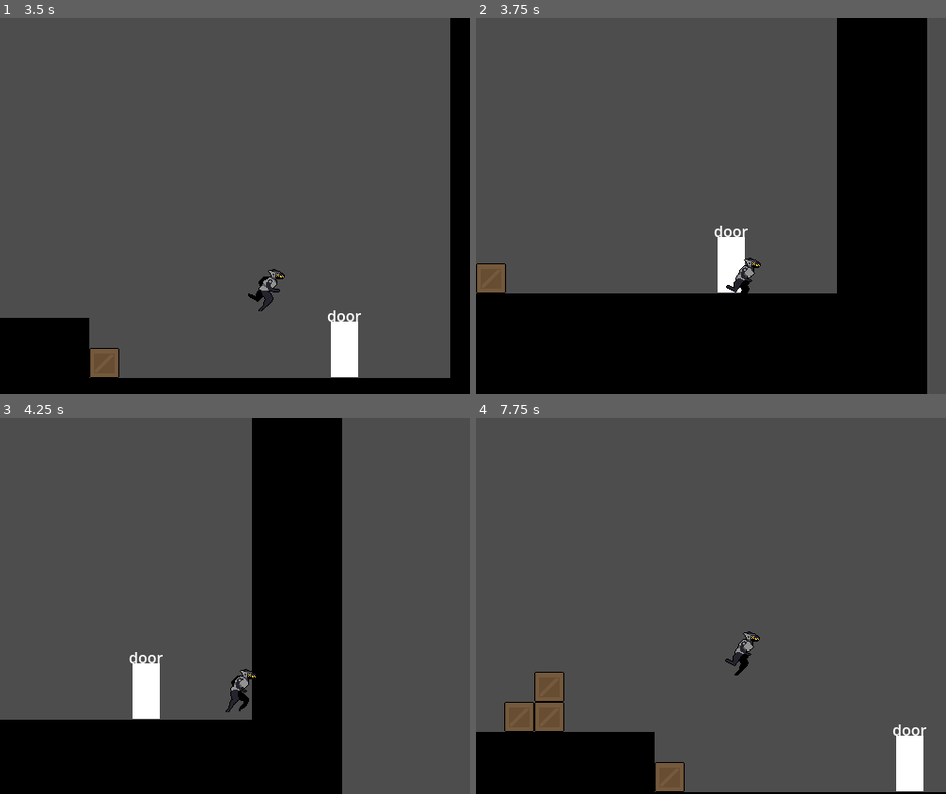
Above: before the commit, frames 1-4 (two rows, left to right).
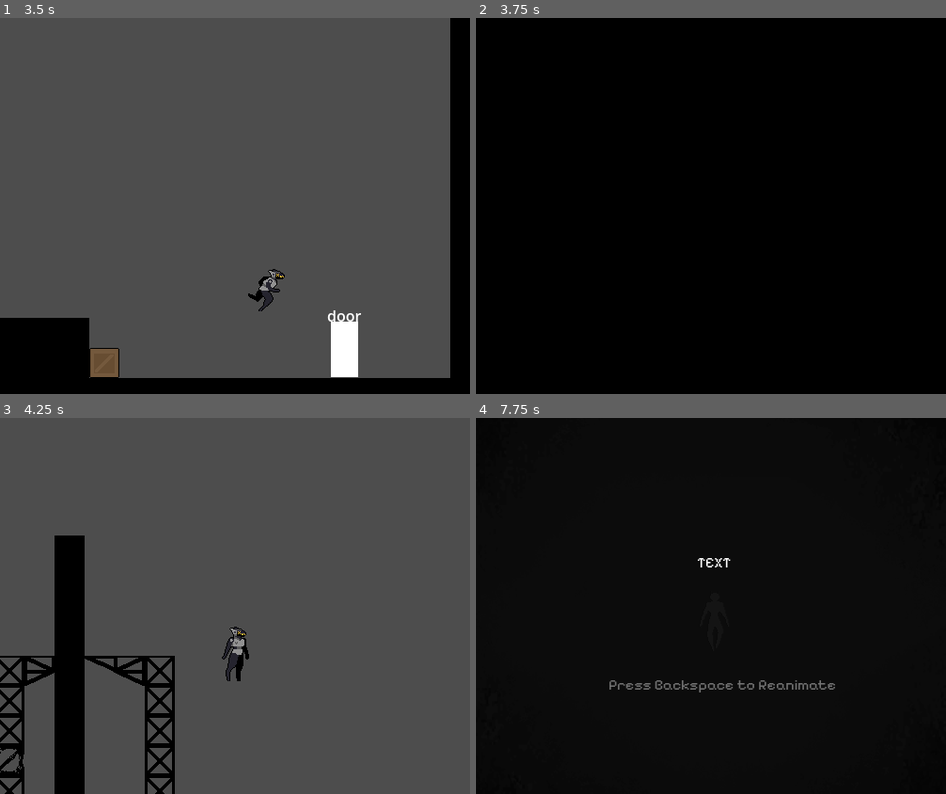
Above: after the commit, the same moments.

Repository: flrping/two-body-problem
Game: Godot game, scene res://scenes/levels/l1_p1.tscn
Same seed, same stepped clock (60 frames per second), same inputs: the game is played once before the commit and once after it.
Inputs:
- Up to frame 1 (3.5 s): tap Enter (ui_accept) at 0.5, 0.77, 1.52, 3.02 s; hold Right (ui_right) 0.53-2.03 s; hold Left (ui_left) 2.03-2.78 s; hold Right (ui_right) from 2.78 s (still down)
- Up to frame 2 (3.75 s): keep holding Right (ui_right)
- Up to frame 3 (4.25 s): keep holding Right (ui_right); tap Enter (ui_accept) at 3.77 s
- Up to frame 4 (7.75 s): release Right (ui_right) at 4.28 s; hold Left (ui_left) 4.28-5.03 s; tap Enter (ui_accept) at 4.52, 6.02, 6.77, 7.52 s; hold Right (ui_right) 5.03-5.78 s; hold Left (ui_left) 5.78-7.28 s; hold Right (ui_right) from 7.28 s (still down)

Frame 1 is identical in both runs. In frame 2, 60% of the frame differs, in the area x 0-100%, y 0-100%; in frame 3, 33%; in frame 4, 93%.

Commit message:
cutscenes now work

Diff:
--- /dev/null
+++ b/src/scenes/cutscene.tscn
@@ -0,0 +1,14 @@
+[gd_scene load_steps=2 format=3 uid="uid://bxi1veotlmv27"]
+
+[ext_resource type="Script" uid="uid://bk0i1tkoxof78" path="res://scripts/cutscene.gd" id="1_edmg7"]
+
+[node name="Cutscene" type="VideoStreamPlayer"]
+anchors_preset = 15
+anchor_right = 1.0
+anchor_bottom = 1.0
+grow_horizontal = 2
+grow_vertical = 2
+expand = true
+script = ExtResource("1_edmg7")
+
+[connection signal="finished" from="." to="." method="_on_finished"]
--- a/src/scenes/levels/l1_p1.tscn
+++ b/src/scenes/levels/l1_p1.tscn
@@ -29,7 +29,7 @@
 [node name="Transition" parent="." instance=ExtResource("4_6tjjp")]
 z_index = -2
 position = Vector2(623, 34)
-target = "res://scenes/levels/l1_p2.tscn"
+target = "res://scenes/levels/l1_p1_open_door_cutscene.tscn"
 
 [node name="ColorRect" type="ColorRect" parent="Transition"]
 offset_left = -14.0
--- /dev/null
+++ b/src/scenes/levels/l1_p1_open_door_cutscene.tscn
@@ -0,0 +1,13 @@
+[gd_scene load_steps=2 format=3 uid="uid://c1iyh5beqcc47"]
+
+[ext_resource type="PackedScene" uid="uid://bxi1veotlmv27" path="res://scenes/cutscene.tscn" id="1_mylqj"]
+
+[node name="L1OpenDoorCutscene" type="Node2D"]
+
+[node name="Cutscene" parent="." instance=ExtResource("1_mylqj")]
+offset_left = 261.0
+offset_top = 255.0
+offset_right = 261.0
+offset_bottom = 255.0
+cutscenePath = "res://assets/cutscenes/open_door.ogv"
+nextScenePath = "res://scenes/levels/l1_p2.tscn"
--- /dev/null
+++ b/src/scripts/cutscene.gd
@@ -0,0 +1,18 @@
+extends VideoStreamPlayer
+
+@export var cutscenePath: String = "";
+@export var nextScenePath: String = "";
+
+var nextScene: PackedScene = null;
+
+func _ready() -> void:
+	nextScene = load(nextScenePath)
+	var _stream = VideoStreamTheora.new()
+	_stream.file = cutscenePath
+	stream = _stream
+	size = get_viewport_rect().size
+	position = Vector2.ZERO
+	play()
+
+func _on_finished() -> void:
+	get_tree().call_deferred("change_scene_to_packed", nextScene)
--- a/src/scripts/transition.gd
+++ b/src/scripts/transition.gd
@@ -3,47 +3,12 @@
 
 extends Node2D
 @export var target: String = "";
-@export var cutscene: String = "";
 
 var targetScene: PackedScene = null;
-
-signal trigger_switch
 
 # Called when the node enters the scene tree for the first time.
 func _ready() -> void:
 	targetScene = load(target)
 
-# Called every frame. 'delta' is the elapsed time since the previous frame.
-func _process(delta: float) -> void:
-	pass
-
-
-func _on_area_2d_body_entered(body: Node2D) -> void:
-	print(body)
-	#apparently altering the scene tree in a physics callback can cause issues
-	trigger_switch.emit()
-
-func _on_trigger_switch():
-	if cutscene.length() > 0:
-		var scene = Control.new()
-		var player = VideoStreamPlayer.new()
-		var stream = VideoStreamTheora.new()
-		stream.file = cutscene
-		player.stream = stream
-		player.expand = true
-		player.loop = false
-		player.size = get_viewport_rect().size
-		player.position = Vector2.ZERO
-		scene.add_child(player)
-
-		var old = get_tree().current_scene
-		get_tree().root.add_child(scene)
-		get_tree().current_scene = scene
-		old.queue_free()
-
-		print("Started playing")
-		player.play()
-		await player.finished
-		print("Finished playing")
-
+func _on_area_2d_body_entered(_body: Node2D) -> void:
 	get_tree().call_deferred("change_scene_to_packed", targetScene)
Not shown, added: src/assets/cutscenes/open_door.ogv
